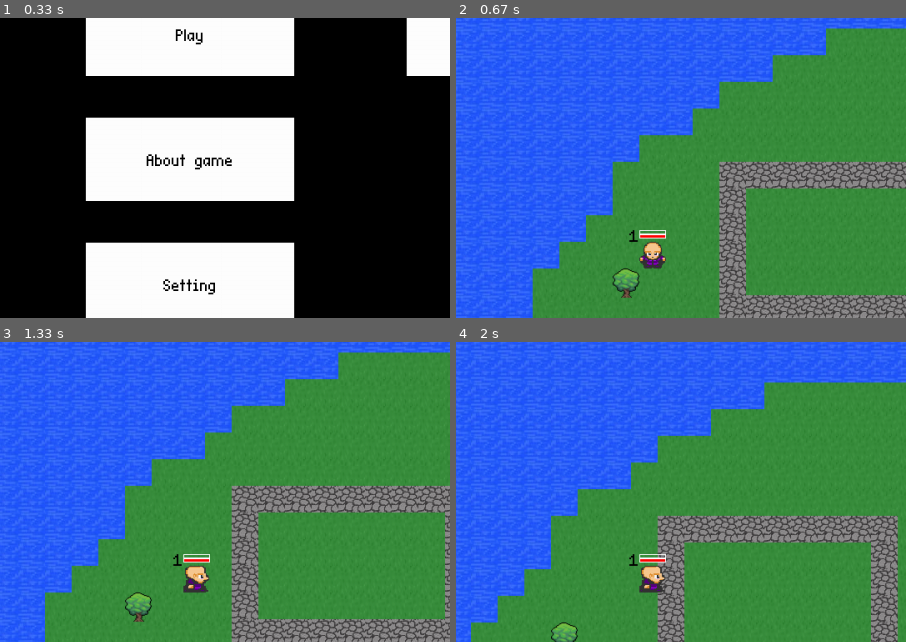
Above: before the commit, frames 1-4 (two rows, left to right).
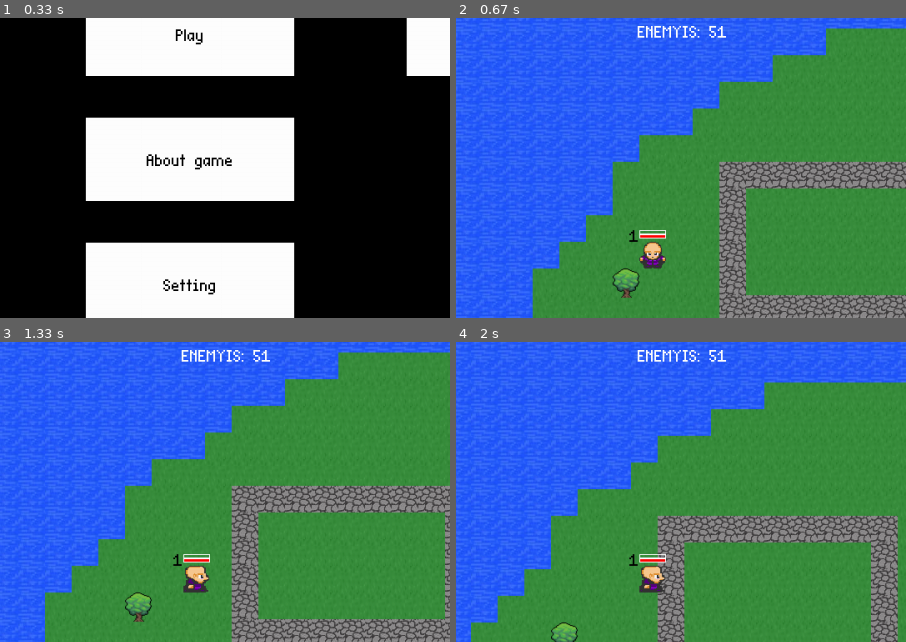
Above: after the commit, the same moments.

Repository: KrllF/PygameRPG
Game: pygame game, started from main.py
Same seed, same stepped clock (60 frames per second), same inputs: the game is played once before the commit and once after it.
Inputs (mouse positions are % of the whole screen's width and height, from its top left):
- Up to frame 1 (0.33 s): no input
- Up to frame 2 (0.67 s): click (50, 14) at 0.38 s
- Up to frame 3 (1.33 s): tap J at 0.67 s; hold D from 1 s (still down)
- Up to frame 4 (2 s): release D at 1.47 s; hold W 1.5-1.8 s; hold D from 1.83 s (still down)
The pictures show only the part of the screen within x 29-79%, y 11-61%; the shares and areas given below are measured in that part.

Frame 1 is identical in both runs. In frame 2, 0.4% of the frame differs, in the area x 40-60%, y 2-7%; in frame 3, 0.4%; in frame 4, 0.4%.

Commit message:
fix and new_wave

Diff:
--- a/UI.py
+++ b/UI.py
@@ -46,6 +46,10 @@
         self.player.game.screen.blit(self.font.render("KILL: " + str(self.player.kill_for_session), True, 'WHITE'),
                                      (SIZE[0] // 2 - 10, 50))
 
+    def draw_number_of_enemy(self):
+        self.player.game.screen.blit(self.font.render("ENEMYIS: " + str(len(self.player.game.enemies)), True, 'WHITE'),
+                                     (SIZE[0] // 2 - 10, 80))
+
     def create_buttons_upgrade(self):
         for i in range(3):
             self.buttons_upgrade.add(Button_and_name((self.health_image_rect.x + i * 200,
@@ -54,7 +58,7 @@
 
     def check_click(self, mouse_pos):
         for button in self.buttons_upgrade:
-            if button.rect.collidepoint(mouse_pos):
+            if button.rect.collidepoint(mouse_pos) and not button.click:
                 self.upgrade_characteristic(button.characteristic_name)
                 button.click_time = pygame.time.get_ticks()
                 button.click = True
@@ -66,7 +70,7 @@
     def upgrade_characteristic(self, characteristic_name):
         if self.player.leveling_points > 0:
             self.player.leveling_points -= 1
-            self.player.characteristics[characteristic_name] *= 1.10
+            self.player.characteristics[characteristic_name] *= 1.20
             self.player.characteristics_level[characteristic_name] += 1
 
     def draw_upgrade_menu(self):
@@ -110,6 +114,7 @@
     def draw_ui(self):
         self.draw_bars_of_characteristics()
         self.draw_kill_for_session()
+        self.draw_number_of_enemy()
 
 
 class Button_and_name(pygame.sprite.Sprite):
@@ -132,4 +137,5 @@
             self.click = not self.click
 
     def update(self):
+
         self.cooldown()
--- a/enemy.py
+++ b/enemy.py
@@ -117,7 +117,7 @@
     def field_of_vision(self, player):
         distance = math.sqrt(
             (player.rect.centerx - self.rect.centerx) ** 2 + (player.rect.centery - self.rect.centery) ** 2)
-        if distance < 8 * TILESIZE:
+        if distance < 10* TILESIZE:
             return True
         else:
             return False
--- a/main.py
+++ b/main.py
@@ -53,6 +53,7 @@
                             BLOCK(self, pos, 'tree')
 
                         elif index == 2:
+
                             robber(self, pos)
                             pass
                         if index == 3:
@@ -71,7 +72,6 @@
 
         self.player = Player(self, (20, 10))
 
-
     def events(self):
         for event in pygame.event.get():
             if event.type == pygame.QUIT:
@@ -109,10 +109,24 @@
         if self.players.empty():
             self.running = False
 
+    def new_wave(self):
+        if len(self.enemies) == 0:
+            for index, layer in enumerate(layers_of_map):
+                for row_index, row in enumerate(layer):
+                    for col_index, col in enumerate(row):
+                        pos = (col_index, row_index)
+                        if col != '-1':
+
+                            if index == 2:
+                                Robber = robber(self, pos)
+                                Robber.characteristics['health'] *= pow(1.05, self.player.kill_for_session)
+                                Robber.characteristics['damage'] *= pow(1.05, self.player.kill_for_session)
+                                Robber.characteristics['speed'] *= pow(1.05, self.player.kill_for_session)
+
     def main(self):
         self.start_game_time = pygame.time.get_ticks()
         while self.running:
-
+            self.new_wave()
             self.events()
             self.draw()
             self.update()
@@ -197,6 +211,9 @@
             if reset_number_of_attempts_game.is_pressed(mouse_pos, events):
                 reset_number_of_attempts(1)
 
+            if reset_max_kills_game.is_pressed(mouse_pos, events):
+                reset_max_kills(1)
+
             if about_game_bool or setting_bool or statistics_bool:
                 if back.is_pressed(mouse_pos, events):
                     about_game_bool = False
